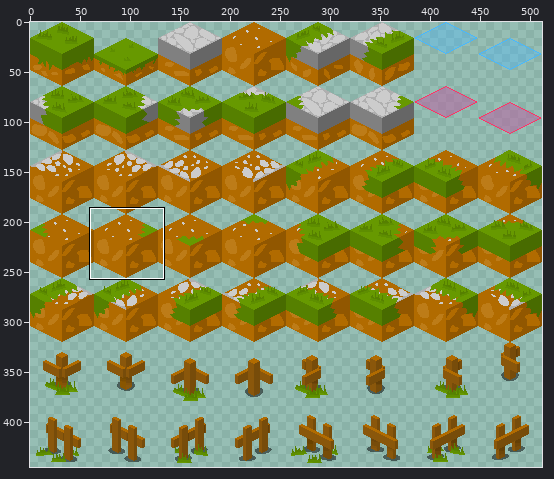
Sprite sheet, stored at resources/basic_ground_tiles_64_halftile.png. The first picture is a wide view before the edit; the outline marks the close-up.
Close-up. The starting point:
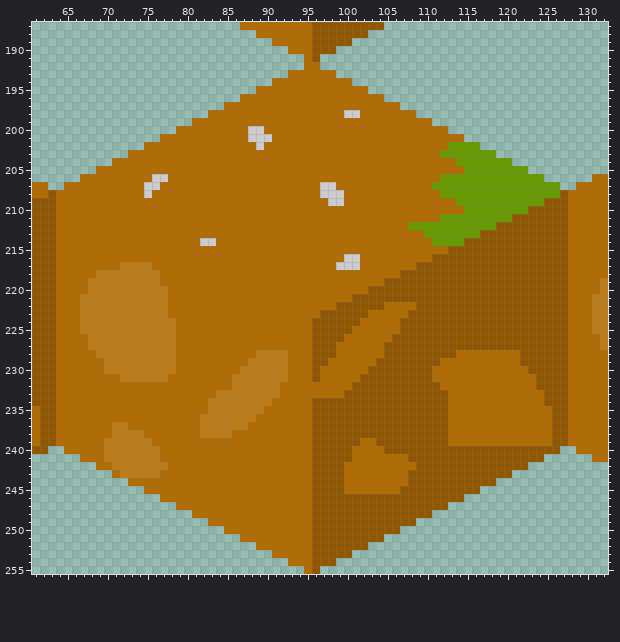
The file is 512x448 pixels. Colours within 5 levels of each other are drawn and written as one. Shown: x 61..132, y 187..255. The wide view leaves out empty margins.
Now the later version:
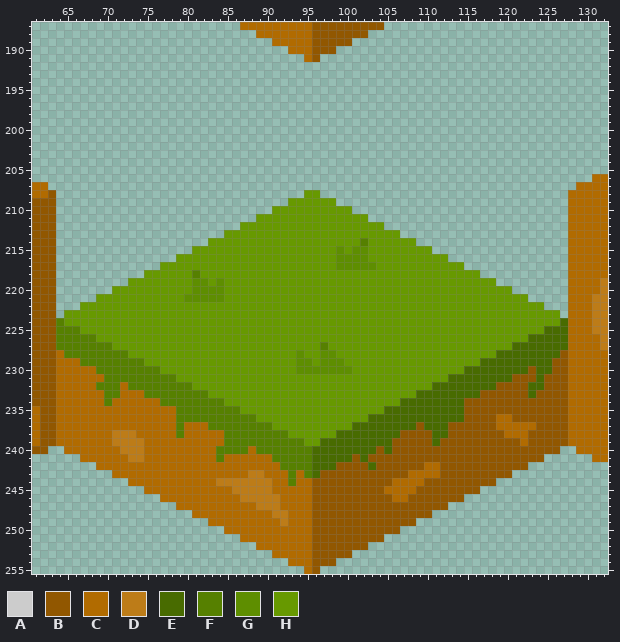
Palette (. is transparent): A #cccccc  B #915700  C #b16b00  D #bd7c18  E #486b00  F #568000  G #5e8e00  H #679900
Commit: added map panning with arrow keys
The exact change:
Changed rows in their new state; - is an unchanged pixel.
first column x 64:
192 -------------------------------..-------------------------------
193 -----------------------------......-----------------------------
194 ---------------------------..........---------------------------
195 -------------------------..............-------------------------
196 -----------------------..................-----------------------
197 ---------------------......................---------------------
198 -------------------..........................-------------------
199 -----------------..............................-----------------
200 ---------------..................................---------------
201 -------------......................................-------------
202 -----------..........................................-----------
203 ---------..............................................---------
204 -------..................................................-------
205 -----......................................................-----
206 ---..........................................................---
207 -..............................................................-
208 ...............................HH...............................
209 .............................HHHHHH.............................
210 ...........................HHHHHHHHHH...........................
211 .........................HHHHHHHHHHHHHH.........................
212 .......................HHHHHHHHHHHHHHHHHH.......................
213 .....................HHHHHHHHHHHHHHHHHHHHHH.....................
214 ...................HHHHHHHHHHHHHHHHHHHFHHHHHH...................
215 .................HHHHHHHHHHHHHHHHHHGHGGHHHHHHHH.................
216 ...............HHHHHHHHHHHHHHHHHHHHGGGGHHHHHHHHHH...............
217 .............HHHHHHHHHHHHHHHHHHHHHHGGGGGHHHHHHHHHHH.............
218 ...........HHHHHHFHHHHHHHHHHHHHHHHHHHHHHHHHHHHHHHHHHH...........
219 .........HHHHHHHHGGHGHHHHHHHHHHHHHHHHHHHHHHHHHHHHHHHHHH.........
220 .......HHHHHHHHHHGGGGHHHHHHHHHHHHHHHHHHHHHHHHHHHHHHHHHHHH.......
221 .....HHHHHHHHHHHGGGGGHHHHHHHHHHHHHHHHHHHHHHHHHHHHHHHHHHHHHH.....
222 ...HHHHHHHHHHHHHHHHHHHHHHHHHHHHHHHHHHHHHHHHHHHHHHHHHHHHHHHHHH...
223 .HHHHHHHHHHHHHHHHHHHHHHHHHHHHHHHHHHHHHHHHHHHHHHHHHHHHHHHHHHHHHH.
224 FHHHHHHHHHHHHHHHHHHHHHHHHHHHHHHHHHHHHHHHHHHHHHHHHHHHHHHHHHHHHHHE
225 FFFHHHHHHHHHHHHHHHHHHHHHHHHHHHHHHHHHHHHHHHHHHHHHHHHHHHHHHHHHHEEE
226 FFFFFHHHHHHHHHHHHHHHHHHHHHHHHHHHHHHHHHHHHHHHHHHHHHHHHHHHHHHEEEEE
227 FFFFFFFHHHHHHHHHHHHHHHHHHHHHHHHHHFHHHHHHHHHHHHHHHHHHHHHHHEEEEEEE
228 -FFFFFFFFHHHHHHHHHHHHHHHHHHHHHGHHGGHHHHHHHHHHHHHHHHHHHHEEEEEEEE-
229 ---FFFFFFFFHHHHHHHHHHHHHHHHHHHGGHGGGHHHHHHHHHHHHHHHHHEEEEEEEEE--
230 -----FFFFFFFFHHHHHHHHHHHHHHHHHGGGGGGGHHHHHHHHHHHHHHEEEEEEEE-EE--
231 ------FFFFFFFFFHHHHHHHHHHHHHHHHHHHHHHHHHHHHHHHHHHEEEEEEEEBBBE---
232 -----FFF-FFFFFFFFHHHHHHHHHHHHHHHHHHHHHHHHHHHHHHEEEEEEEEBBBBEE---
233 ------FF---FFFFFFFFHHHHHHHHHHHHHHHHHHHHHHHHHHEEEEEEEEBBBBBBEB---
234 ------F------FFFFFFFFHHHHHHHHHHHHHHHHHHHHHHEEEEEEEEBBBBBBBBBB---
235 ---------------FFFFFFFFHHHHHHHHHHHHHHHHHHEEEEEEEEEEBBBBBBBBBBB--
236 ---------------FFFFFFFFFFHHHHHHHHHHHHHHEEEEEEEEEEEEBBBB--BBBBB--
237 -------CC------F--CFFFFFFFFHHHHHHHHHHEEEEEEEE-EEEBBBBBB-----BB--
238 ----------C----F--CCCFFFFFFFFHHHHHHEEEEEEEE----EEBBBBBBB---BBB--
239 ------C----C---------FFFFFFFFFFHHEEEEEEEEE-----E-BBBBBBBBB-BBB--
240 ------CC---CC-------FFFF-FFFFFFFEEEEEEEEBE----------------------
241 ------CCC--CC-------F------FFFFFEEEEEBEBBBBB--------------------
242 -------CCCCCCC--------------FFFFEEE-BBBEBBBBB-CC----------------
243 --------CCCCC-----------DD---F-FE---BBBBBBBBCCCC----------------
244 --------------------DDDDDDD--F------BBBBBB--CC------------------
245 ----------------------DDDDD---------BBBBB--CC-------------------
246 -----------------------DDDDD--------------CC--------------------
247 -------------------------DDD------------------------------------
248 ---------------------------DD-----------------------------------
249 ----------------------------D-----------------------------------
Changed places in both close-ups, as pixel boxes (x1, y1, x2, y2):
changed: (56, 62, 568, 526)
